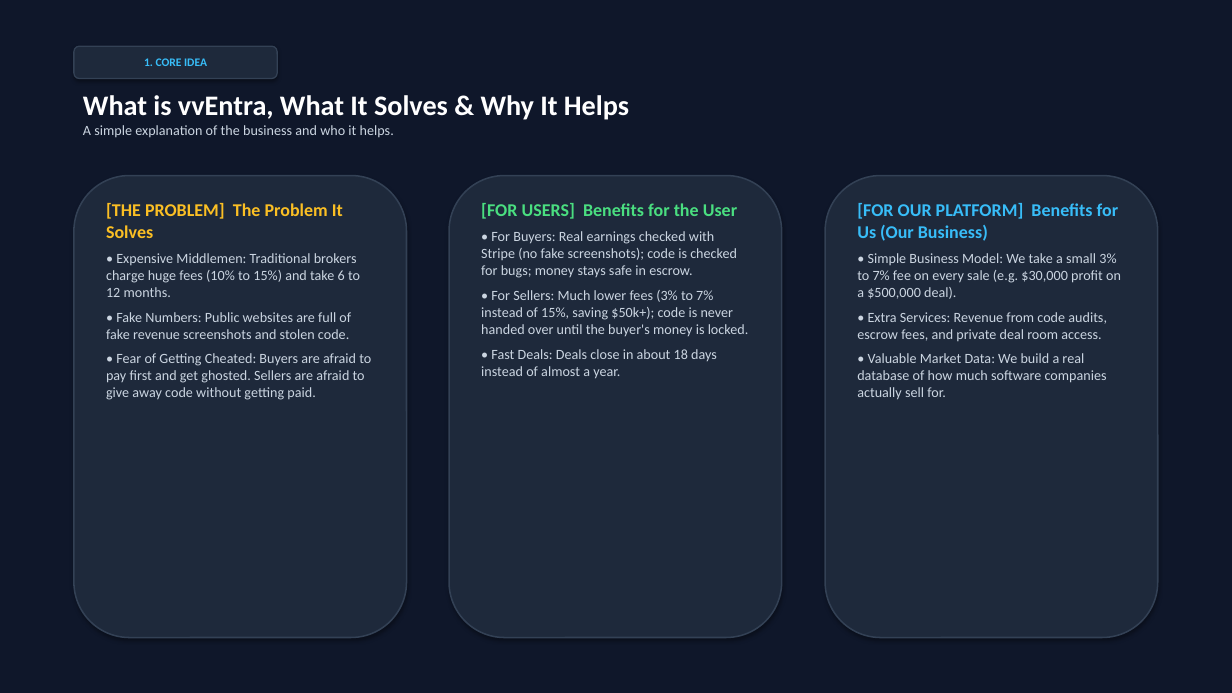
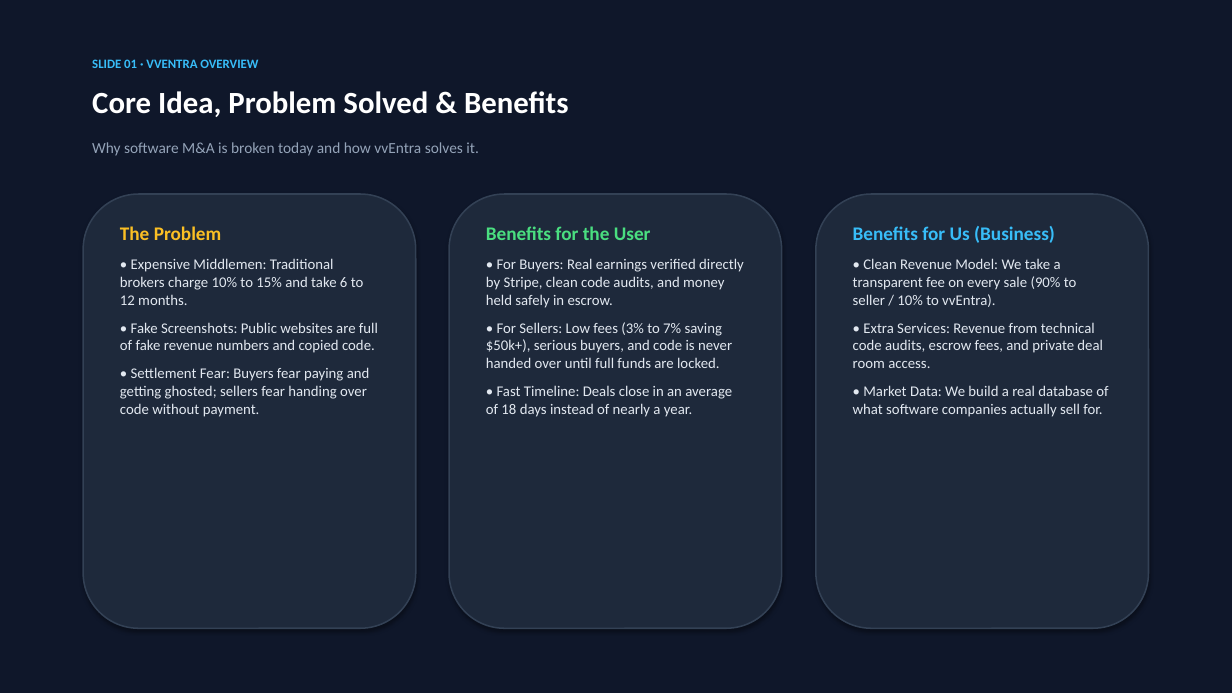
Before and after one commit to rohithagarwal/vventra, a slide deck: slide 2 of vventra_presentation.pptx. Drawn at 1232x693 pixels with LibreOffice and Linux fonts; fonts in the diff are those of the drawing. Boxes give left, top, right and bottom in pixels: in the first picture for what was removed or moved away, otherwise in the second. Text is boxed around its words. In the diff, an @@ line names an element or a change of style, - is before the commit and + after.

Commit message:
Generate clean, quiet, uncluttered PowerPoint presentation

```diff
--- a/vventra_presentation.pptx
+++ b/vventra_presentation.pptx
@@ rounded rectangle removed at (74,46,277,79) @@
-1. CORE IDEA
@@ text added at (92,59,258,68), 10 pt, text #38BDF8, bold @@
+SLIDE 01 · VVENTRA OVERVIEW
@@ text at (92,91,569,117): text changed; size 11 to 24 pt; text colour #CBD5E1 to #FFFFFF; bold on @@
-What is vvEntra, What It Solves & Why It Helps
-A simple explanation of the business and who it helps.
+Core Idea, Problem Solved & Benefits
@@ text added at (92,142,479,156), 12 pt, text #94A3B8 @@
+Why software M&A is broken today and how vvEntra solves it.
@@ rounded rectangle: place and size @@
-rounded rectangle at (74,176,407,638)
+rounded rectangle at (83,194,416,628)
@@ rounded rectangle: place and size @@
-rounded rectangle at (449,176,782,638)
+rounded rectangle at (449,194,782,628)
@@ rounded rectangle: place and size @@
-rounded rectangle at (825,176,1158,638)
+rounded rectangle at (816,194,1149,628)
@@ text at (120,226,378,417): text changed; size 11 to 11.5 pt; text colour #CBD5E1 to #E2E8F0 @@
-[THE PROBLEM] The Problem It Solves
-• Expensive Middlemen: Traditional brokers charge huge fees (10% to 15%) and take 6 to 12 months.
-• Fake Numbers: Public websites are full of fake revenue screenshots and stolen code.
-• Fear of Getting Cheated: Buyers are afraid to pay first and get ghosted. Sellers are afraid to give away code without getting paid.
+The Problem
+• Expensive Middlemen: Traditional brokers charge 10% to 15% and take 6 to 12 months.
+• Fake Screenshots: Public websites are full of fake revenue numbers and copied code.
+• Settlement Fear: Buyers fear paying and getting ghosted; sellers fear handing over code without payment.
@@ text at (486,226,744,417): text changed; size 11 to 11.5 pt; text colour #CBD5E1 to #E2E8F0 @@
-[FOR USERS] Benefits for the User
-• For Buyers: Real earnings checked with Stripe (no fake screenshots); code is checked for bugs; money stays safe in escrow.
-• For Sellers: Much lower fees (3% to 7% instead of 15%, saving $50k+); code is never handed over until the buyer's money is locked.
-• Fast Deals: Deals close in about 18 days instead of almost a year.
+Benefits for the User
+• For Buyers: Real earnings verified directly by Stripe, clean code audits, and money held safely in escrow.
+• For Sellers: Low fees (3% to 7% saving $50k+), serious buyers, and code is never handed over until full funds are locked.
+• Fast Timeline: Deals close in an average of 18 days instead of nearly a year.
@@ text at (853,226,1108,417): text changed; size 11 to 11.5 pt; text colour #CBD5E1 to #E2E8F0 @@
-[FOR OUR PLATFORM] Benefits for Us (Our Business)
-• Simple Business Model: We take a small 3% to 7% fee on every sale (e.g. $30,000 profit on a $500,000 deal).
-• Extra Services: Revenue from code audits, escrow fees, and private deal room access.
-• Valuable Market Data: We build a real database of how much software companies actually sell for.
+Benefits for Us (Business)
+• Clean Revenue Model: We take a transparent fee on every sale (90% to seller / 10% to vvEntra).
+• Extra Services: Revenue from technical code audits, escrow fees, and private deal room access.
+• Market Data: We build a real database of what software companies actually sell for.
```
Also in this commit, not shown: 5 other slides changed, 1 other file.
